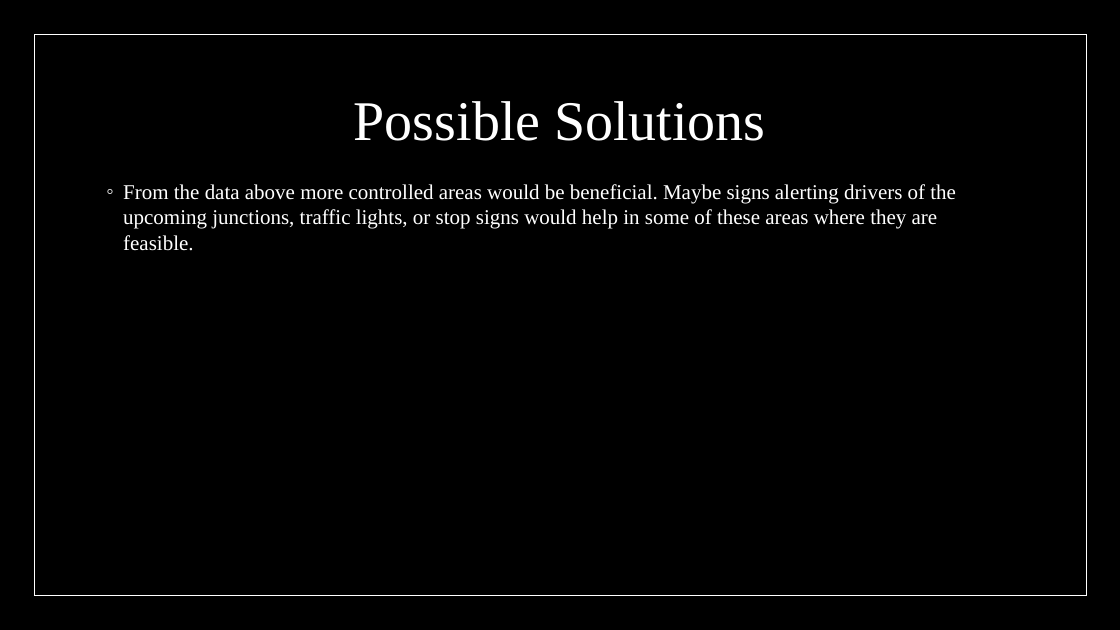
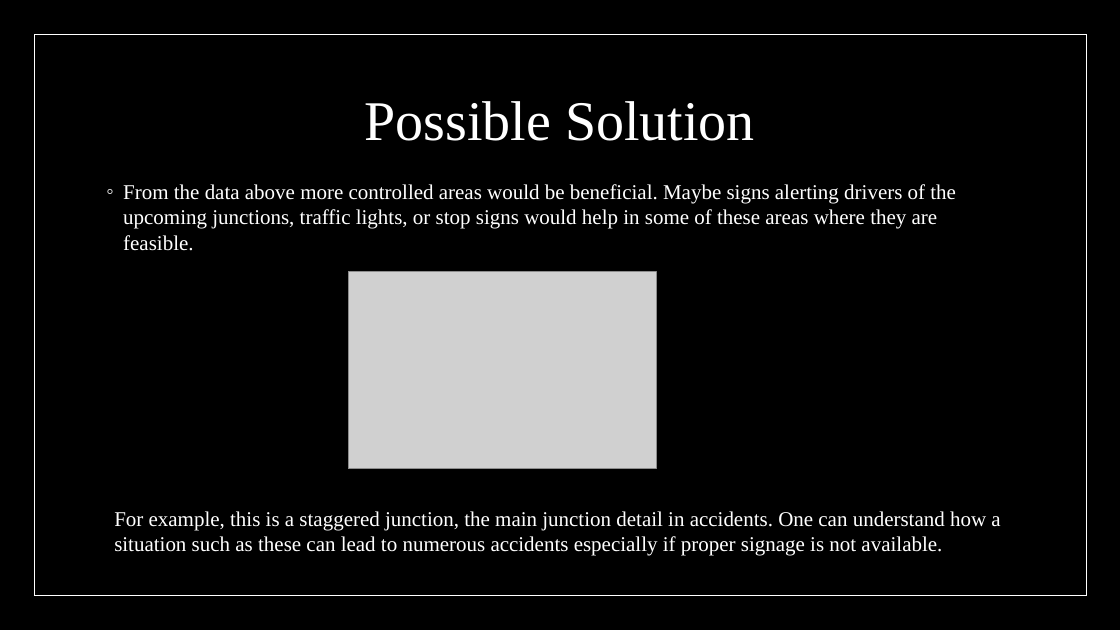
Before and after one commit to GenTaylor/Traffic-Accident-Analysis, a slide deck: slide 34 of Traffic Analysis and Severity Prediction.pptx. Drawn at 1120x630 pixels with LibreOffice and Linux fonts; fonts in the diff are those of the drawing; grey boxes stand for pictures. Boxes give left, top, right and bottom in pixels: in the first picture for what was removed or moved away, otherwise in the second. Text is boxed around its words. In the diff, an @@ line names an element or a change of style, - is before the commit and + after.

```diff
--- a/Traffic Analysis and Severity Prediction.pptx
+++ b/Traffic Analysis and Severity Prediction.pptx
@@ title at <box>365,101,755,141</box>: text changed @@
-Possible Solutions
+Possible Solution
@@ picture added at <box>349,272,657,469</box> @@
@@ text added at <box>114,511,1000,556</box>, 18 pt, text #FFFFFF @@
+For example, this is a staggered junction, the main junction detail in accidents. One can understand how a situation such as these can lead to numerous accidents especially if proper signage is not available.
```
Also in this commit, not shown: 2 other files.
